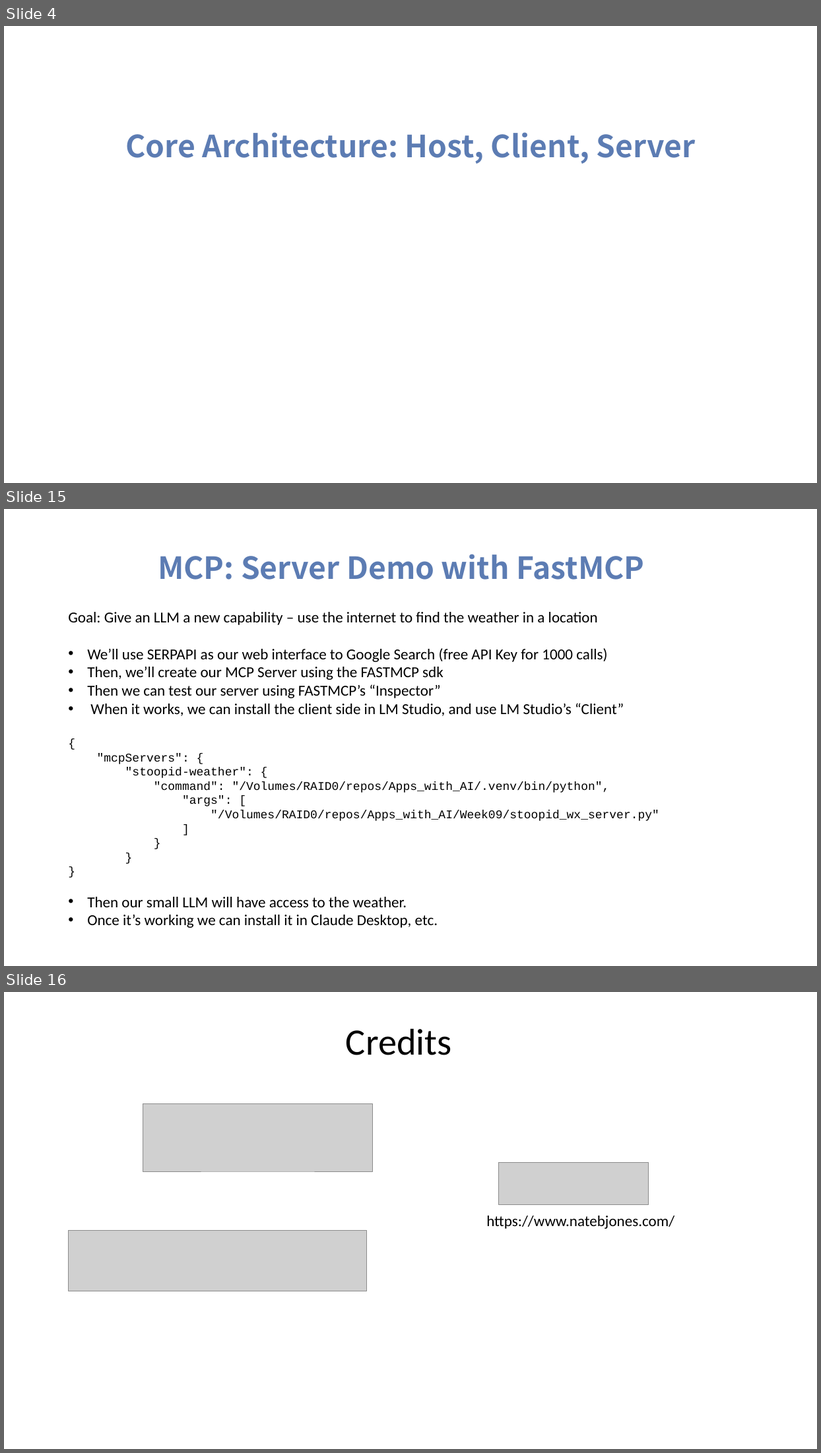
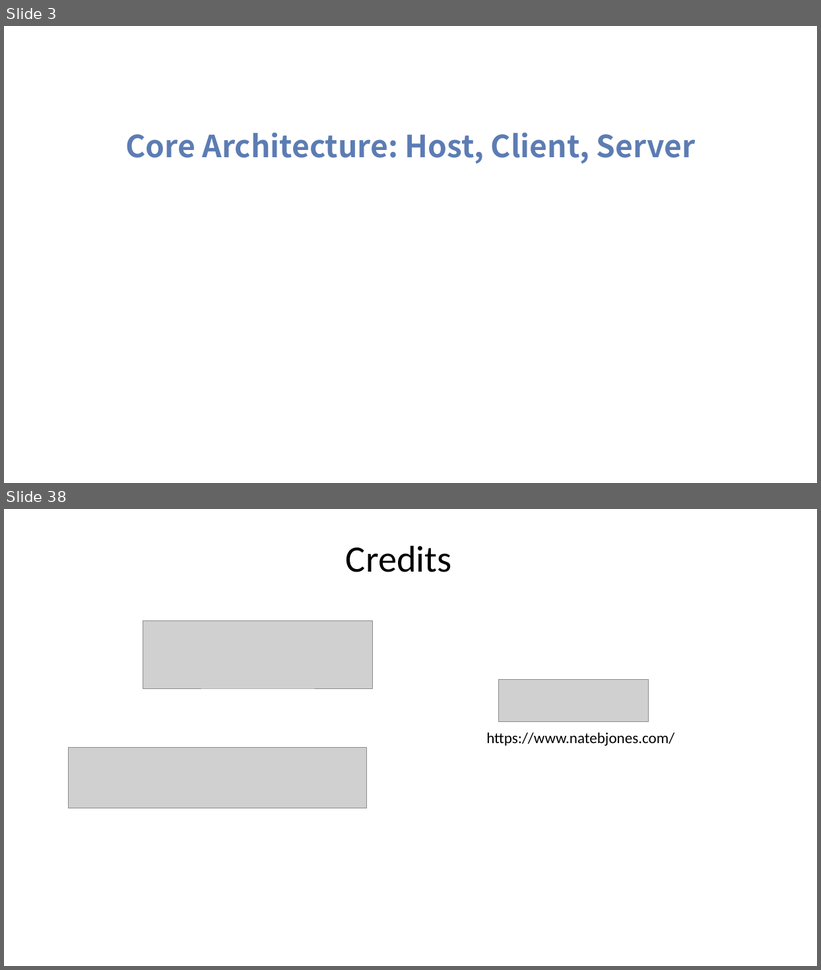
Before and after one commit to tniccum21/LLM_Class, a slide deck: Week10/Week10.pptx. Shown one above the other, each under a label of ours: slides 4, 15 and 16 before the commit, slides 3 and 38 after it; the slides between them are not shown. The pictures are 821x1453 and 821x970 pixels, drawn with LibreOffice and Linux fonts; fonts in the diff are those of the drawing; grey boxes stand for pictures; background and template pictures are left out. Boxes give left, top, right and bottom in pixels: in the first picture for what was removed or moved away, otherwise in the second. Text is boxed around its words. In the diff, an @@ line names an element or a change of style, - is before the commit and + after.

```diff
--- a/Week10/Week10.pptx
+++ b/Week10/Week10.pptx
@@ slide 15 removed at (4,509,817,966), background picture (left out) @@
@@ text removed at (158,554,644,580) @@
-MCP: Server Demo with FastMCP
@@ text removed at (68,612,659,928) @@
-Goal: Give an LLM a new capability – use the internet to find the weather in a location
-• We’ll use SERPAPI as our web interface to Google Search (free API Key for 1000 calls)
-• Then, we’ll create our MCP Server using the FASTMCP sdk
-• Then we can test our server using FASTMCP’s “Inspector”
-• When it works, we can install the client side in LM Studio, and use LM Studio’s “Client”
-{
-"mcpServers": {
-"stoopid-weather": {
-"command": "/Volumes/RAID0/repos/Apps_with_AI/.venv/bin/python",
-"args": [
-"/Volumes/RAID0/repos/Apps_with_AI/Week09/stoopid_wx_server.py"
-]
-}
-}
-}
-• Then our small LLM will have access to the weather.
-• Once it’s working we can install it in Claude Desktop, etc.
@@ what was slide 4 is now slide 3 @@
@@ what was slide 16 is now slide 38 @@
```
Also in this commit, not shown: 1 slide changed, 33 slides added, 10 other slides removed, 11 other files.
